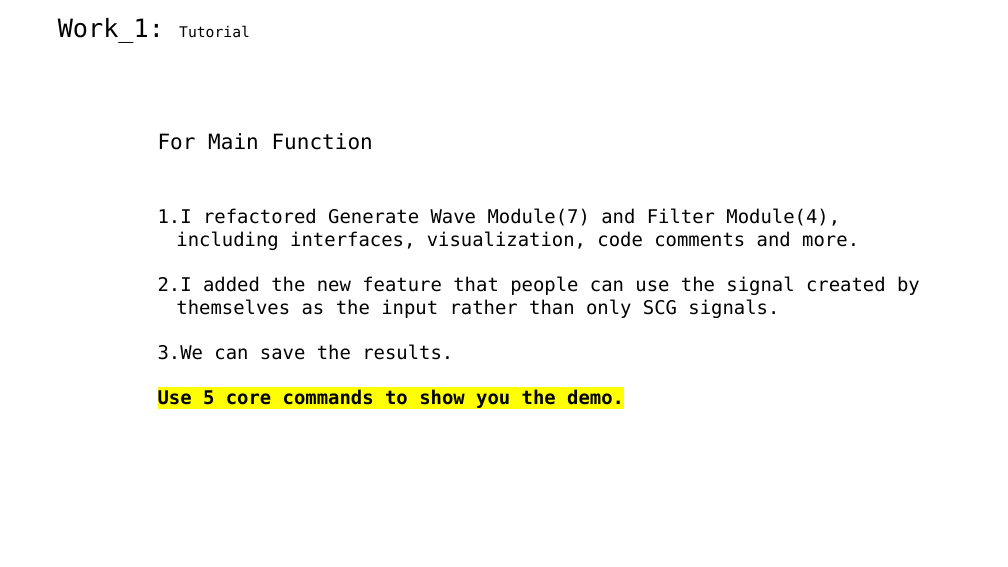
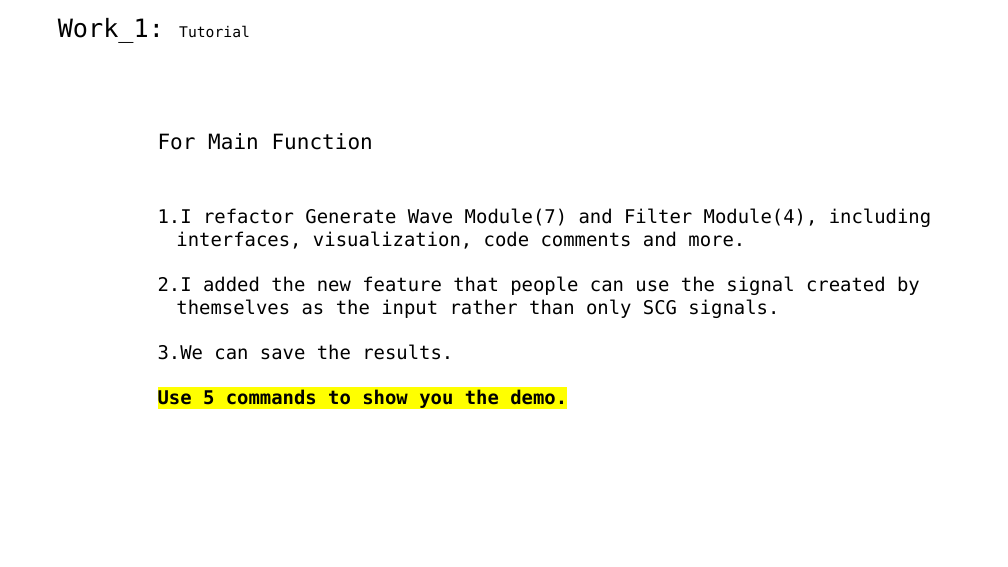
Before and after one commit to A-Big-Tortoise/Presentation, a slide deck: slide 3 of Presentation_918_JiayuChen.pptx. Drawn at 1008x567 pixels with LibreOffice and Linux fonts; fonts in the diff are those of the drawing. Boxes give left, top, right and bottom in pixels: in the first picture for what was removed or moved away, otherwise in the second. Text is boxed around its words. In the diff, an @@ line names an element or a change of style, - is before the commit and + after.

```diff
--- a/Presentation_918_JiayuChen.pptx
+++ b/Presentation_918_JiayuChen.pptx
@@ text at box(158, 208, 931, 249): text changed @@
-1. I refactored Generate Wave Module(7) and Filter Module(4), including interfaces, visualization, code comments and more.
+1. I refactor Generate Wave Module(7) and Filter Module(4), including interfaces, visualization, code comments and more.
@@ text at box(158, 389, 567, 408): text changed @@
-Use 5 core commands to show you the demo.
+Use 5 commands to show you the demo.
```
Also in this commit, not shown: 13 other slides changed.
